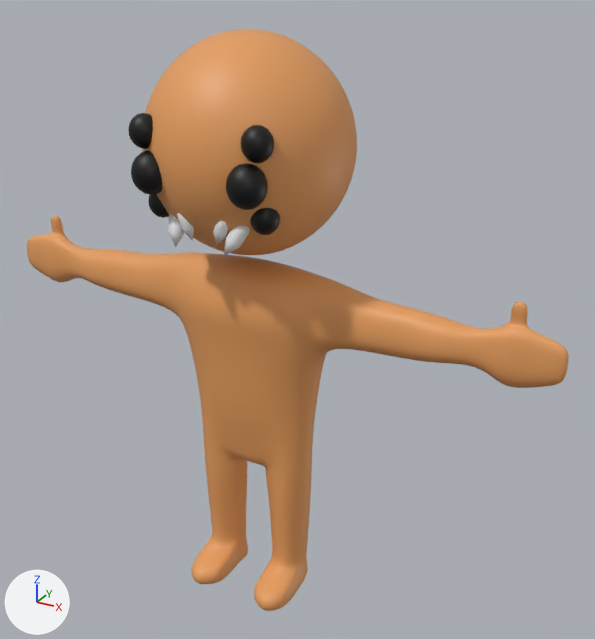
One commit to the Blender file Content/Models/Humanoid.blend: the scene before it, then after it.
The view is the same before and after, from a camera (50 mm lens) standing at (3.48, -5.55, 3.26) and looking at (0.31, 0.22, 0.38). Every picture has the same lights, and +X, +Y and +Z are marked at lower left.

The scene before the commit, as lines of its bpy script (objects in view):
```python
ob_body = bpy.data.objects.new('Body', me_sphere_001)
ob_body.location = (0.0, 0.0, 0.0)
ob_eyes = bpy.data.objects.new('Eyes', me_eyes)
ob_eyes.location = (0.0, 0.0, 0.0)
ob_head = bpy.data.objects.new('Head', me_sphere)
ob_head.location = (0.0, 0.0, 0.0)
ob_teeth = bpy.data.objects.new('Teeth', me_cube_002)
ob_teeth.location = (0.0, 0.0, 0.0)
```
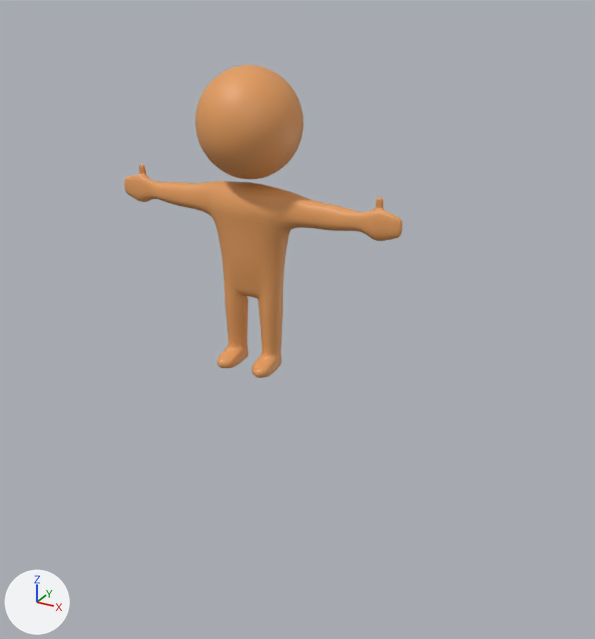
Boxes [x1, y1, x2, y2] around the edits, measured in the pictures (595 x 639 px):
'Body', mesh moved, rescaled (48% narrower, 46% shorter)
    before: [27, 216, 569, 611]
    after: [124, 164, 403, 378]
'Head', mesh moved, rescaled (49% narrower, 49% shorter)
    before: [142, 29, 357, 255]
    after: [195, 65, 304, 179]
'Eyes', hidden (black)
    before: [128, 113, 280, 235]
'Teeth', hidden
    before: [168, 213, 250, 256]

The change, as a list of edits to the scene's bpy script:
```text
Change me_sphere:
    where me_sphere.from_pydata(...)  # 65 vertices, 64 faces; spans x 0.0..0.89, y -0.89..0.89, z 1.01..2.79
    used by ob_head; location = (0.0, 0.0, 0.0)
    me_sphere part 1: the whole mesh is moved by (0.0, 0.0, 2.25)
Change me_sphere_001:
    where me_sphere_001.from_pydata(...)  # 218 vertices, 212 faces; spans x 0.0..2.63, y -0.59..0.34, z -2.29..1.01
    used by ob_body; location = (0.0, 0.0, 0.0)
    me_sphere_001 part 2: the whole mesh is moved by (0.0, 0.0, 2.25)
Change me_eyes:
    where me_eyes.from_pydata(...)  # 174 vertices, 192 faces; spans x 0.255..0.622, y -0.897..-0.43, z 1.389..2.215
    used by ob_eyes; location = (0.0, 0.0, 0.0)
    me_eyes part 3: the whole mesh is moved by (0.0, 0.0, 2.25)
Change me_cube_002:
    where me_cube_002.from_pydata(...)  # 50 vertices, 50 faces; spans x 0.094..0.366, y -0.752..-0.544, z 1.238..1.526
    used by ob_teeth; location = (0.0, 0.0, 0.0)
    me_cube_002 part 4: the whole mesh is moved by (0.0, 0.0, 2.25)
Change ob_head:
    ob_head.scale: (1.0, 1.0, 1.0) -> (0.5, 0.5, 0.5)
Change ob_body:
    ob_body.scale: (1.0, 1.0, 1.0) -> (0.5, 0.5, 0.5)
Change ob_eyes:
    ob_eyes.scale: (1.0, 1.0, 1.0) -> (0.5, 0.5, 0.5)
    add ob_eyes.hide_set(True)
Change ob_teeth:
    ob_teeth.scale: (1.0, 1.0, 1.0) -> (0.5, 0.5, 0.5)
    add ob_teeth.hide_set(True)
```
